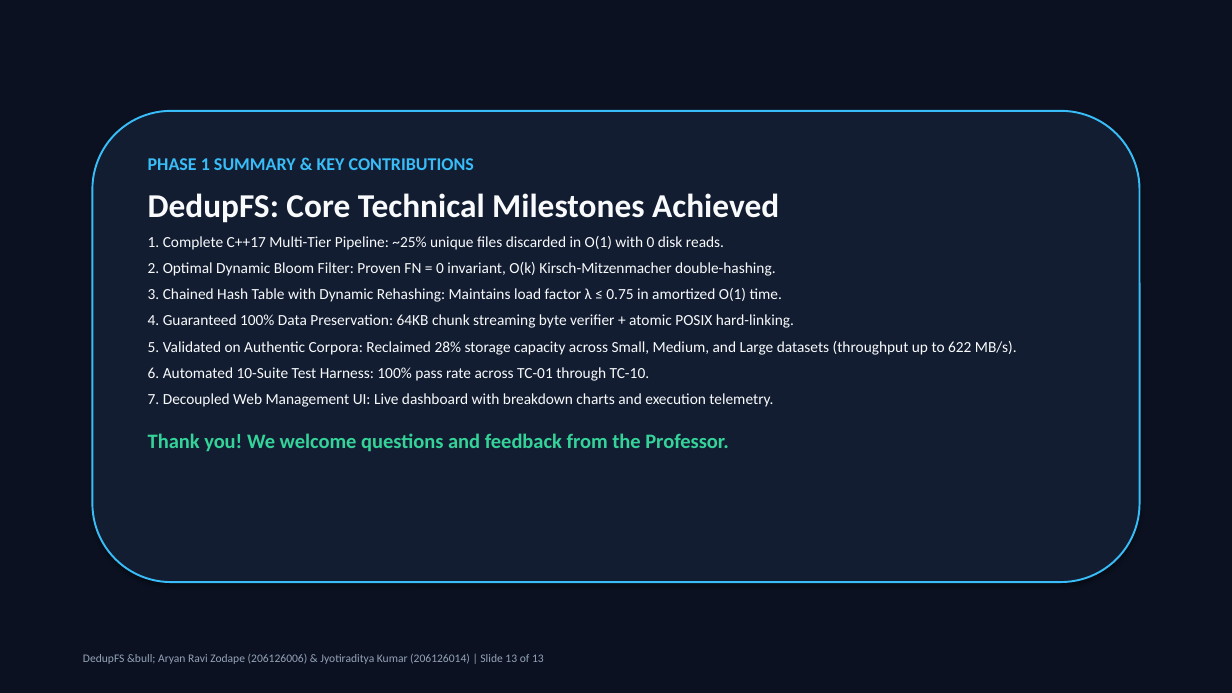
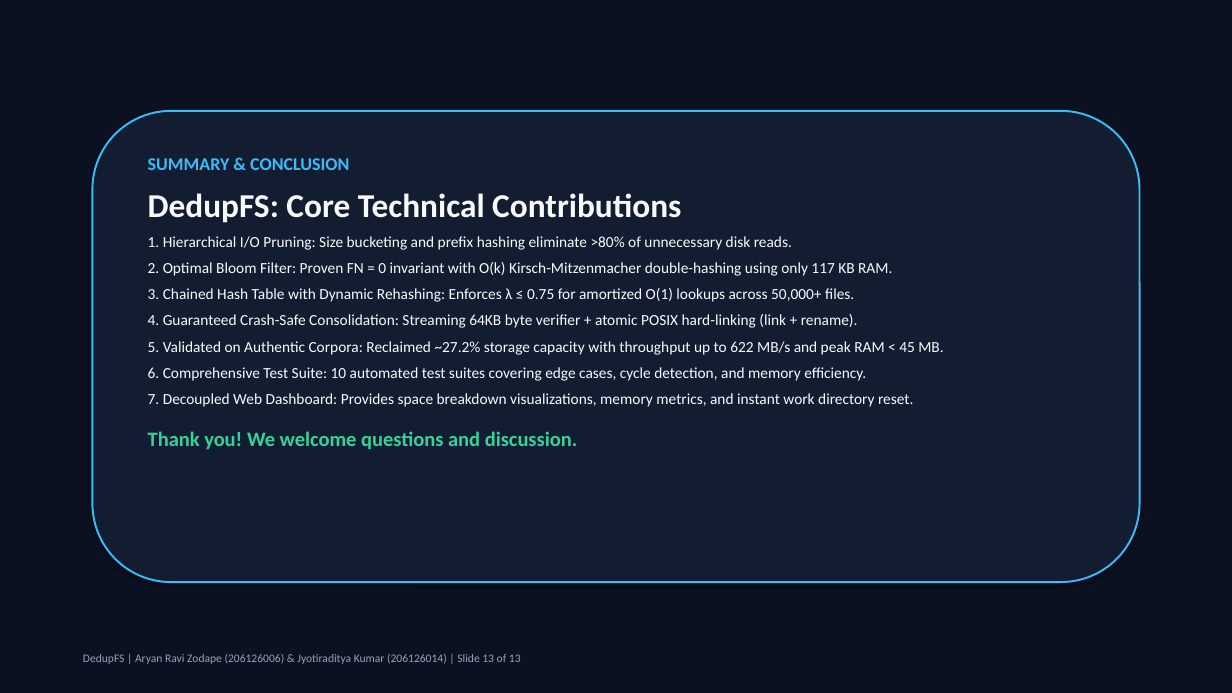
Before and after one commit to Jyotiraditya-kumar/DedupeFS, a slide deck: slide 13 of presentation/DedupFS_MTech_Presentation.pptx. Drawn at 1232x693 pixels with LibreOffice and Linux fonts; fonts in the diff are those of the drawing. Boxes give left, top, right and bottom in pixels: in the first picture for what was removed or moved away, otherwise in the second. Text is boxed around its words. In the diff, an @@ line names an element or a change of style, - is before the commit and + after.

Commit message:
feat(ui,ppt): add reset work dir option, display memory metrics, and remove AI buzzwords

```diff
--- a/presentation/DedupFS_MTech_Presentation.pptx
+++ b/presentation/DedupFS_MTech_Presentation.pptx
@@ text at [148,158,943,449]: text changed @@
-PHASE 1 SUMMARY & KEY CONTRIBUTIONS
-DedupFS: Core Technical Milestones Achieved
-1. Complete C++17 Multi-Tier Pipeline: ~25% unique files discarded in O(1) with 0 disk reads.
-2. Optimal Dynamic Bloom Filter: Proven FN = 0 invariant, O(k) Kirsch-Mitzenmacher double-hashing.
-3. Chained Hash Table with Dynamic Rehashing: Maintains load factor λ ≤ 0.75 in amortized O(1) time.
-4. Guaranteed 100% Data Preservation: 64KB chunk streaming byte verifier + atomic POSIX hard-linking.
-5. Validated on Authentic Corpora: Reclaimed 28% storage capacity across Small, Medium, and Large datasets (throughput up to 622 MB/s).
-6. Automated 10-Suite Test Harness: 100% pass rate across TC-01 through TC-10.
-7. Decoupled Web Management UI: Live dashboard with breakdown charts and execution telemetry.
-Thank you! We welcome questions and feedback from the Professor.
+SUMMARY & CONCLUSION
+DedupFS: Core Technical Contributions
+1. Hierarchical I/O Pruning: Size bucketing and prefix hashing eliminate >80% of unnecessary disk reads.
+2. Optimal Bloom Filter: Proven FN = 0 invariant with O(k) Kirsch-Mitzenmacher double-hashing using only 117 KB RAM.
+3. Chained Hash Table with Dynamic Rehashing: Enforces λ ≤ 0.75 for amortized O(1) lookups across 50,000+ files.
+4. Guaranteed Crash-Safe Consolidation: Streaming 64KB byte verifier + atomic POSIX hard-linking (link + rename).
+5. Validated on Authentic Corpora: Reclaimed ~27.2% storage capacity with throughput up to 622 MB/s and peak RAM < 45 MB.
+6. Comprehensive Test Suite: 10 automated test suites covering edge cases, cycle detection, and memory efficiency.
+7. Decoupled Web Dashboard: Provides space breakdown visualizations, memory metrics, and instant work directory reset.
+Thank you! We welcome questions and discussion.
@@ text at [83,654,521,664]: text changed @@
-DedupFS &bull; Aryan Ravi Zodape (206126006) & Jyotiraditya Kumar (206126014) | Slide 13 of 13
+DedupFS | Aryan Ravi Zodape (206126006) & Jyotiraditya Kumar (206126014) | Slide 13 of 13
```
Also in this commit, not shown: 10 other slides changed, 2 slides added, 2 slides removed, 9 other files.
